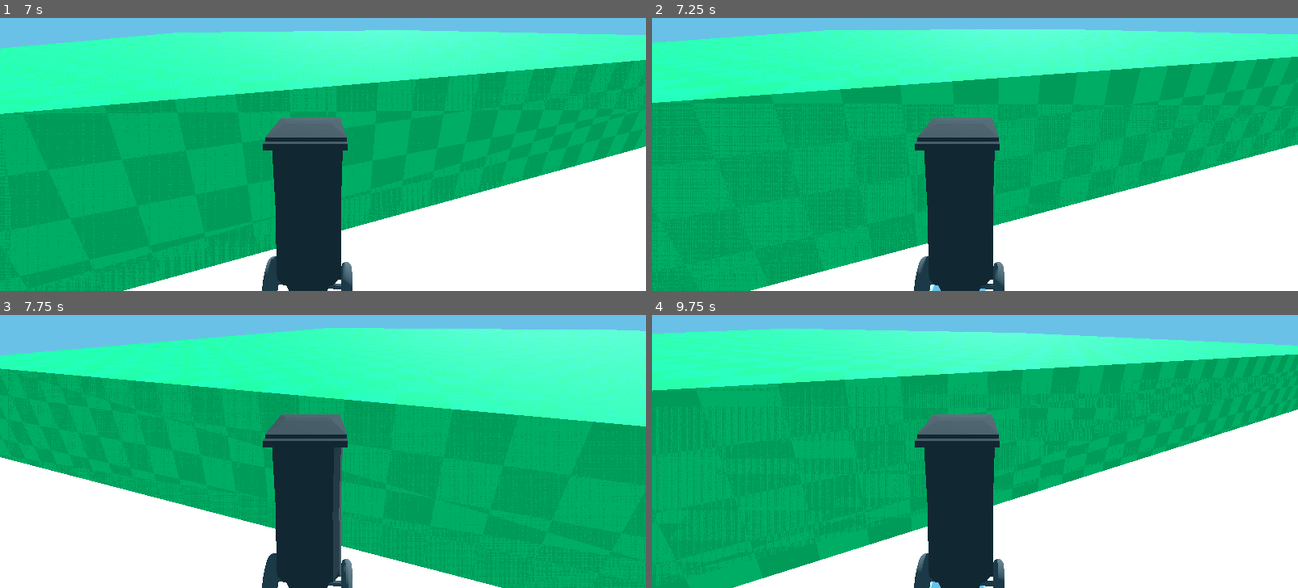
Above: before the commit, frames 1-4 (two rows, left to right).
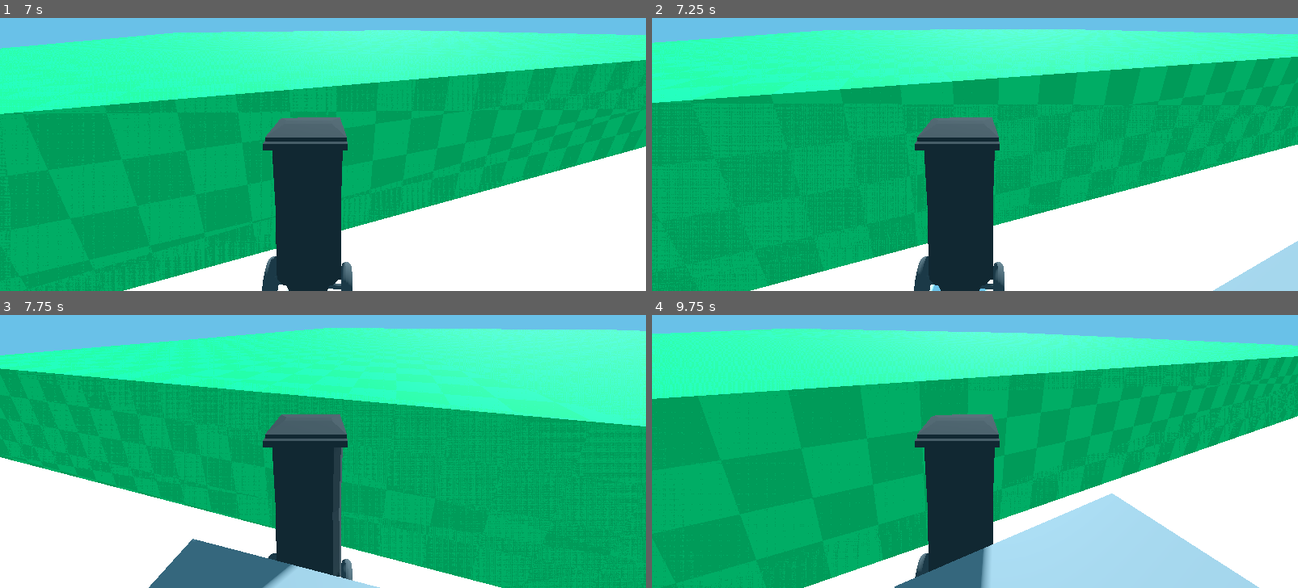
Above: after the commit, the same moments.

Repository: wagenrace/return-to-sender
Game: Godot game, scene res://world.tscn
Two runs of this game, one before a commit and one after it. Both use one fixed random seed, a clock stepped at 60 frames per second and the inputs below.
Inputs (mouse positions are in pixels of both pictures, inside the frame that each line leads up to):
- Up to frame 1 (7 s): tap Enter at 0.5 s; move the mouse to (355, 108) at 0.52 s; hold W (move_forward) 0.53-5.78 s; move the mouse to (290, 110) at 1.27 s; move the mouse to (335, 102) at 2.02 s; move the mouse to (316, 116) at 2.77 s; move the mouse to (368, 113) at 3.52 s; move the mouse to (271, 105) at 4.27 s; move the mouse to (329, 110) at 5.02 s; move the mouse to (297, 102) at 5.77 s; hold D (move_right) 5.78-6.53 s; move the mouse to (355, 108) at 6.52 s; hold W (move_forward) from 6.53 s (still down)
- Up to frame 2 (7.25 s): keep holding W (move_forward)
- Up to frame 3 (7.75 s): keep holding W (move_forward); move the mouse to (290, 407) at 7.27 s
- Up to frame 4 (9.75 s): move the mouse to (987, 399) at 8.02 s; move the mouse to (968, 413) at 8.77 s; release W (move_forward) at 8.78 s; hold A (move_left) 8.78-9.53 s; move the mouse to (1020, 410) at 9.52 s; hold W (move_forward) from 9.53 s (still down)

Frame 1 is identical in both runs. In frame 2, 1.2% of the frame differs, in the area x 86-100%, y 81-100%; in frame 3, 3.3%; in frame 4, 16%, in the area x 0-100%, y 5-100%.

Commit message:
track player

Diff:
--- a/enemy_ram.gd
+++ b/enemy_ram.gd
@@ -1,13 +1,16 @@
 extends CharacterBody3D
 
 
-const SPEED = 5.0
+const SPEED = 4.5
 const ACCEL = 10
 const JUMP_VELOCITY = 4.5
+var player
 
 @onready var nav: NavigationAgent3D = $NavigationAgent3D
 #@onready var player: CharacterBody3D = $Player
 
+func _ready():
+	player = get_tree().get_root().get_node("World").get_node("Player")
 # Get the gravity from the project settings to be synced with RigidBody nodes.
 var gravity = ProjectSettings.get_setting("physics/3d/default_gravity")
 
@@ -15,8 +18,8 @@
 func _physics_process(delta):
 
 	var direction = Vector3()
-
-	nav.target_position = Vector3(11.855, 2.0, -14.574)
+	if player:
+		nav.target_position = player.get_position()
 	#nav.target_position = Vector3.ZERO
 #
 	direction = nav.get_next_path_position() - global_position
